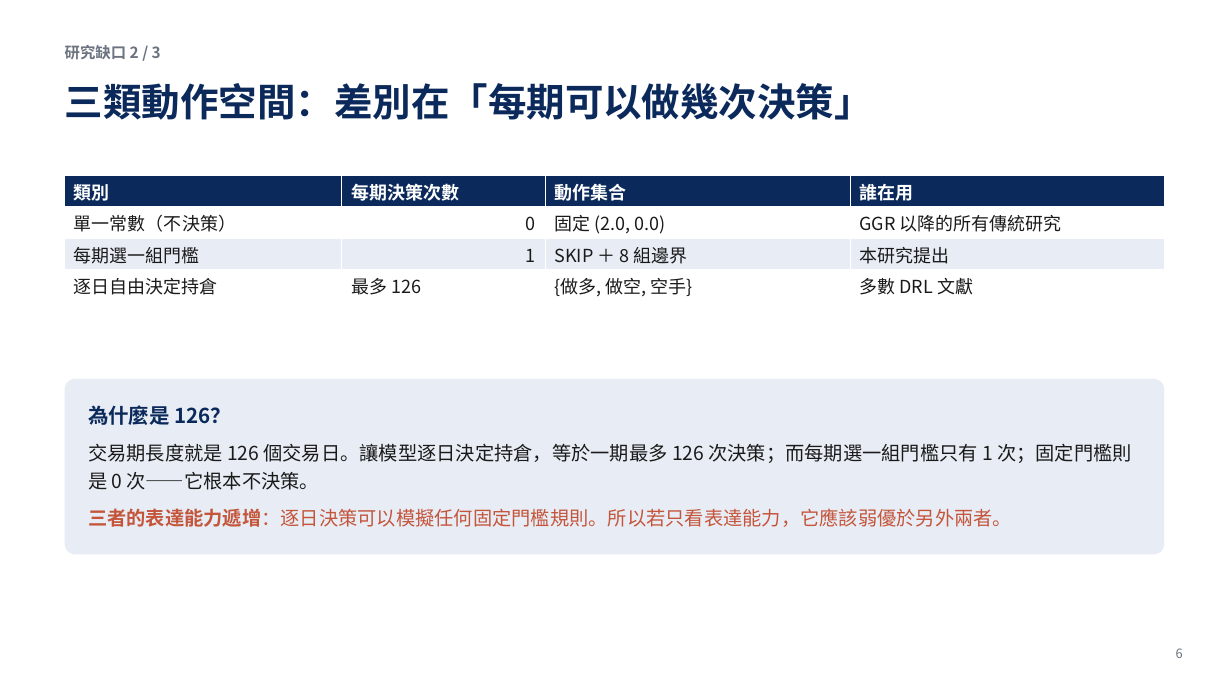
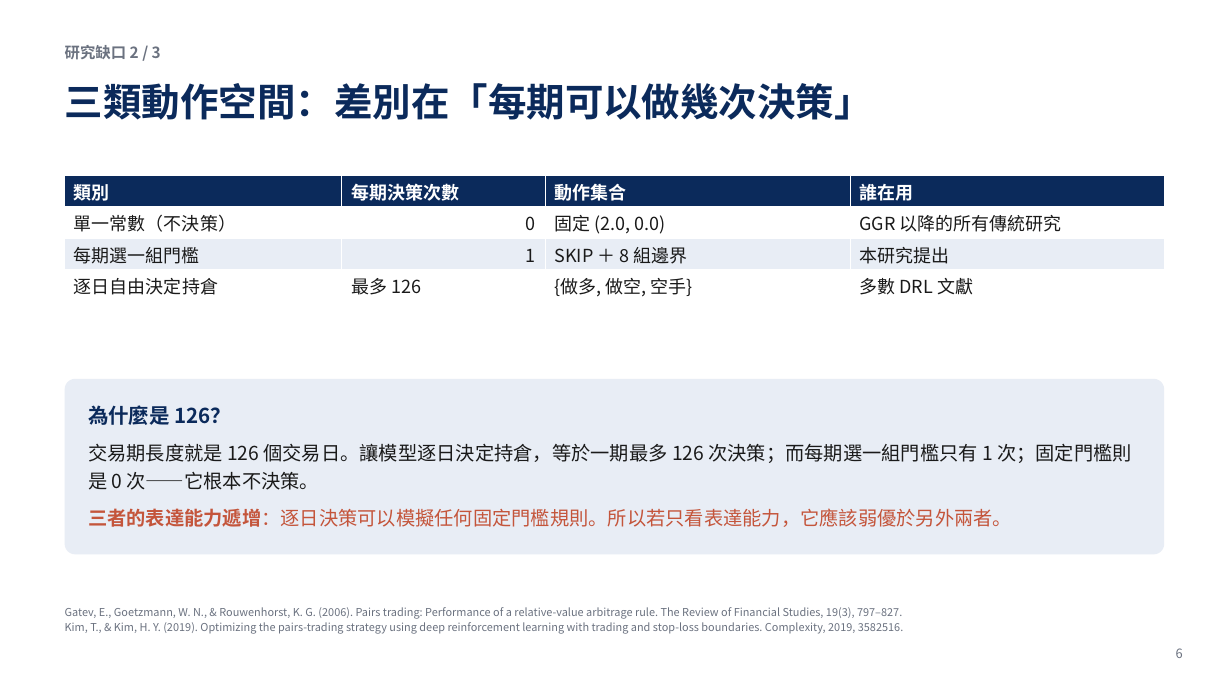
Before and after one commit to LerajieAsta/pairtrade_trainingproject, a slide deck: slide 6 of thesis/口試簡報.pptx. Drawn at 1232x693 pixels with LibreOffice and Linux fonts; fonts in the diff are those of the drawing. Boxes give left, top, right and bottom in pixels: in the first picture for what was removed or moved away, otherwise in the second. Text is boxed around its words. In the diff, an @@ line names an element or a change of style, - is before the commit and + after.

```diff
--- a/thesis/口試簡報.pptx
+++ b/thesis/口試簡報.pptx
@@ text added at (65,607,903,634), 8.5 pt, text #6B7280 @@
+Gatev, E., Goetzmann, W. N., & Rouwenhorst, K. G. (2006). Pairs trading: Performance of a relative-value arbitrage rule. The Review of Financial Studies, 19(3), 797–827.
+Kim, T., & Kim, H. Y. (2019). Optimizing the pairs-trading strategy using deep reinforcement learning with trading and stop-loss boundaries. Complexity, 2019, 3582516.
```
Also in this commit, not shown: 10 other slides changed, 1 other file.
